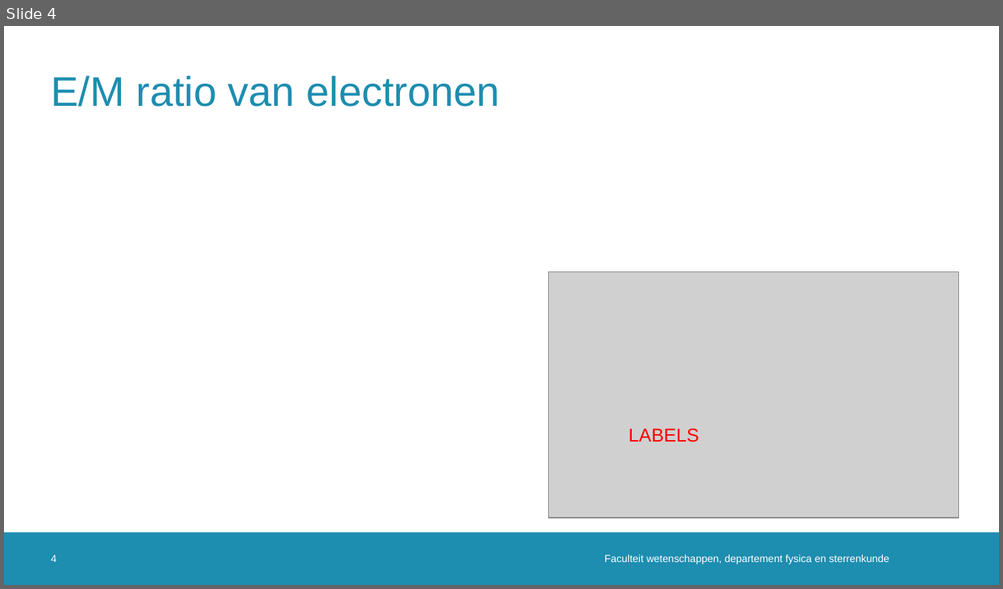
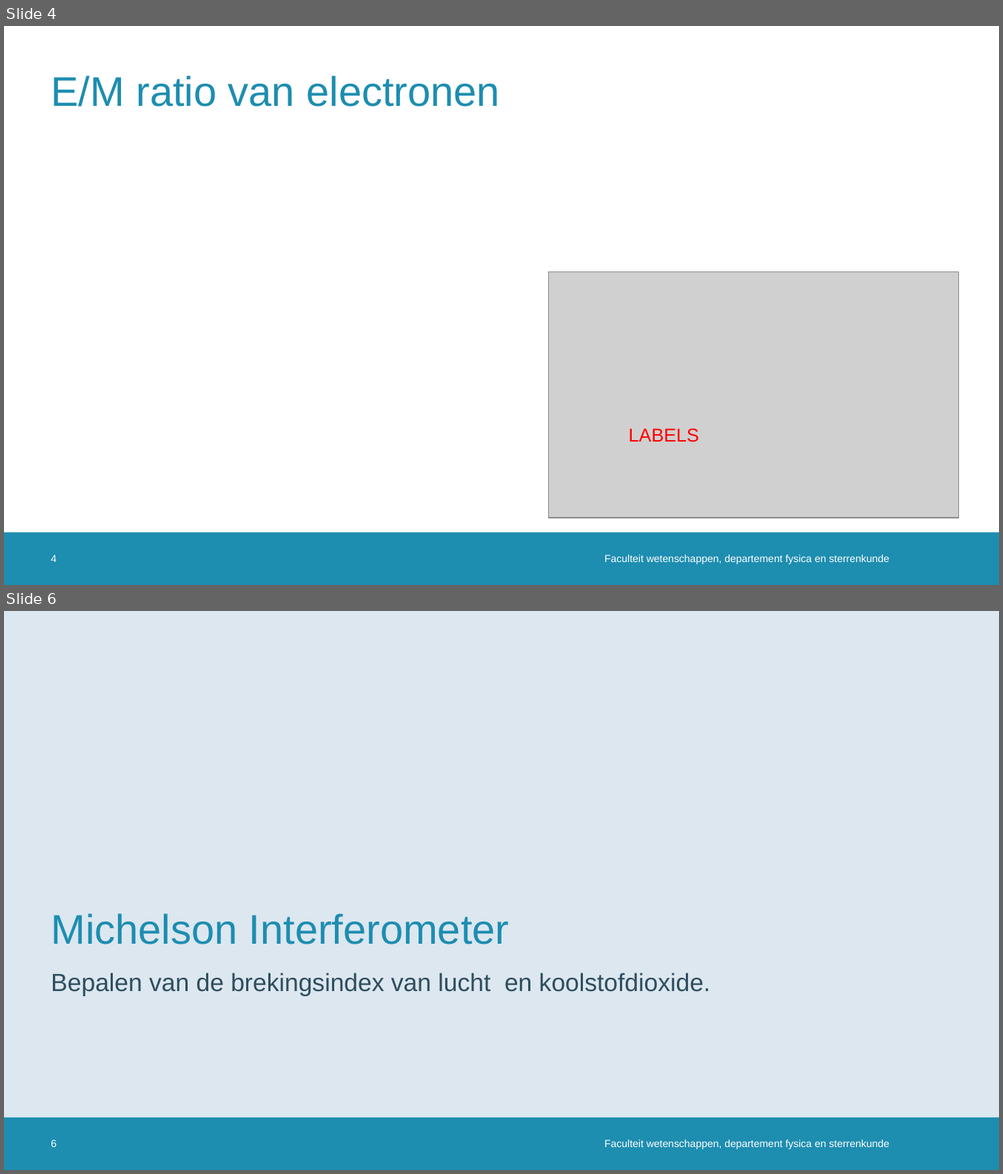
Before and after one commit to MathiMuts/Experimentele, a slide deck: Practicum13_(Advanced_2)/Geavanceerde-proeven.pptx. Shown one above the other, each under a label of ours: slide 4 before the commit, slides 4 and 6 after it; the slides between them are not shown. The pictures are 1003x589 and 1003x1174 pixels, drawn with LibreOffice and Linux fonts; fonts in the diff are those of the drawing; grey boxes stand for pictures; background and template pictures are left out. Boxes give left, top, right and bottom in pixels: in the first picture for what was removed or moved away, otherwise in the second. Text is boxed around its words. In the diff, an @@ line names an element or a change of style, - is before the commit and + after.

```diff
--- a/Practicum13_(Advanced_2)/Geavanceerde-proeven.pptx
+++ b/Practicum13_(Advanced_2)/Geavanceerde-proeven.pptx
@@ slide 6 added at <box>4,611,999,1170</box>, background #FFFFFF; not listed: 1 template element that a slide beside it also shows @@
@@ rectangle added at <box>4,611,999,1118</box>, fill #DCE7F0 @@
@@ title added at <box>51,914,509,945</box>, 40 pt, text #1D8DB0 @@
+Michelson Interferometer
@@ text added at <box>51,973,711,997</box>, 24 pt, text #2F4D5D @@
+Bepalen van de brekingsindex van lucht en koolstofdioxide.
@@ page number added at <box>51,1140,57,1147</box>, 10 pt, text #FFFFFF @@
+6
@@ text added at <box>604,1140,889,1150</box>, 10 pt, text #FFFFFF @@
+Faculteit wetenschappen, departement fysica en sterrenkunde
```
Also in this commit, not shown: 3 slides changed, 3 other slides added.
